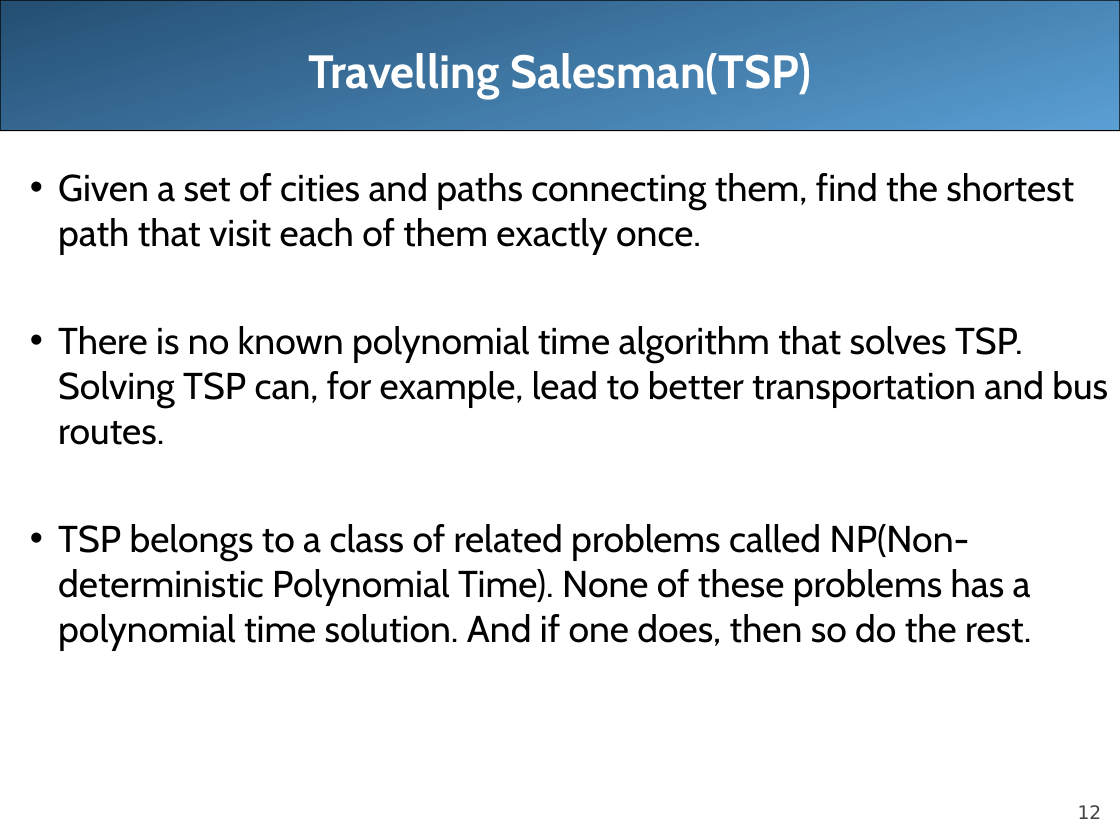
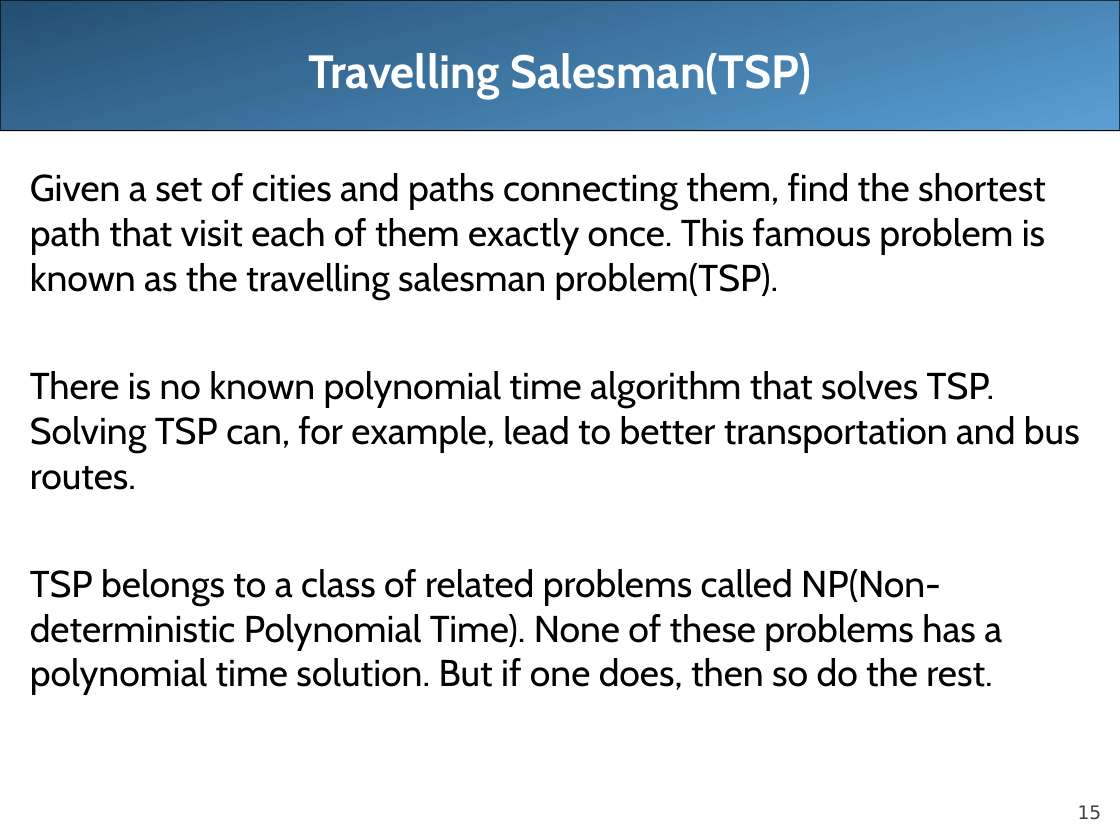
Before and after one commit to LongBaoNguyen/longbaonguyen.github.io, a slide deck: slide 15 of courses/apcsa/lecture12.ppt (slide 12 before the commit). Drawn at 1120x840 pixels with LibreOffice and Linux fonts; fonts in the diff are those of the drawing. Boxes give left, top, right and bottom in pixels: in the first picture for what was removed or moved away, otherwise in the second. Text is boxed around its words. In the diff, an @@ line names an element or a change of style, - is before the commit and + after.

```diff
--- a/courses/apcsa/lecture12.ppt
+++ b/courses/apcsa/lecture12.ppt
@@ text at (x1=30, y1=173, x2=1046, y2=299): text changed @@
-• Given a set of cities and paths connecting them, find the shortest path that visit each of them exactly once.
+Given a set of cities and paths connecting them, find the shortest path that visit each of them exactly once. This famous problem is known as the travelling salesman problem(TSP).
@@ text at (x1=30, y1=371, x2=1080, y2=490): bullet • to none @@
@@ text at (x1=30, y1=569, x2=1002, y2=695): text changed @@
-• TSP belongs to a class of related problems called NP(Non-deterministic Polynomial Time). None of these problems has a polynomial time solution. And if one does, then so do the rest.
+TSP belongs to a class of related problems called NP(Non-deterministic Polynomial Time). None of these problems has a polynomial time solution. But if one does, then so do the rest.
@@ page number at (x1=1078, y1=805, x2=1102, y2=820): text changed @@
-12
+15
```
Also in this commit, not shown: 5 other slides changed, 8 slides added, 2 slides removed, 2 other files.
